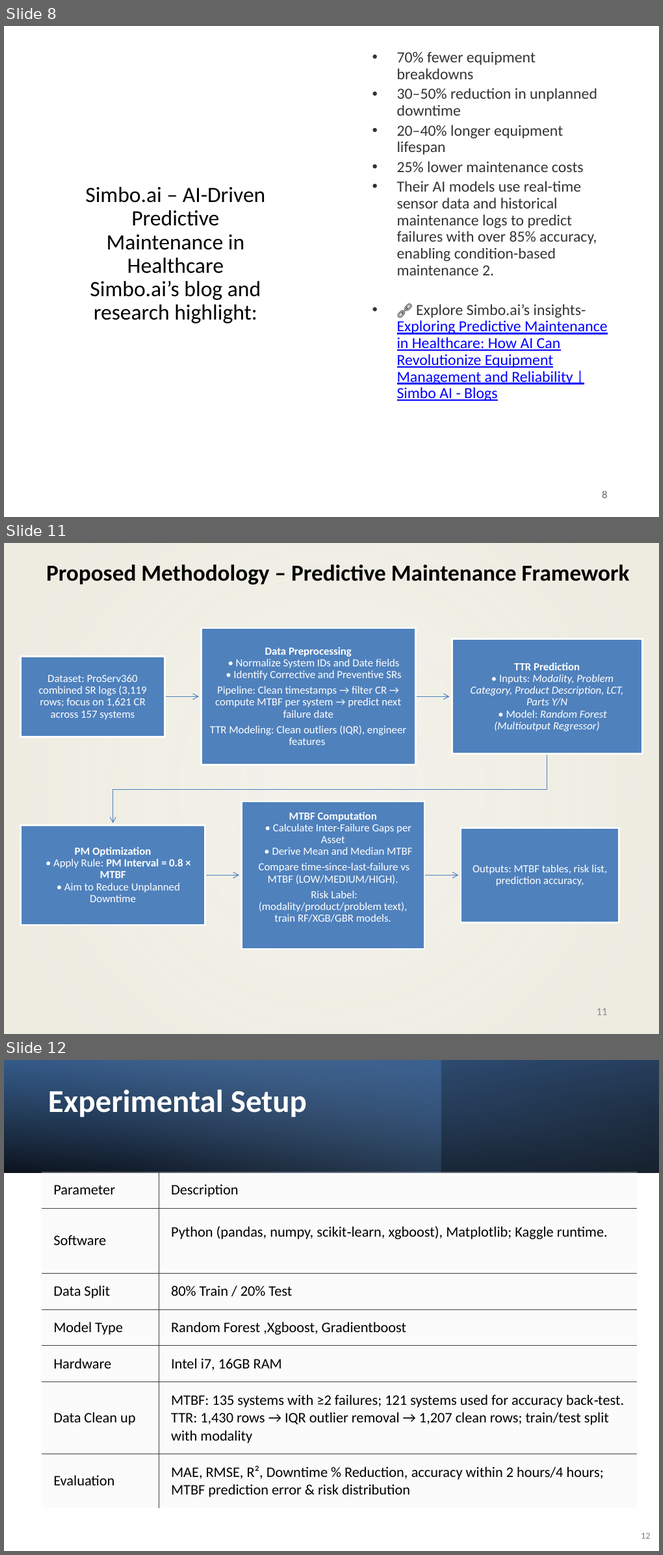
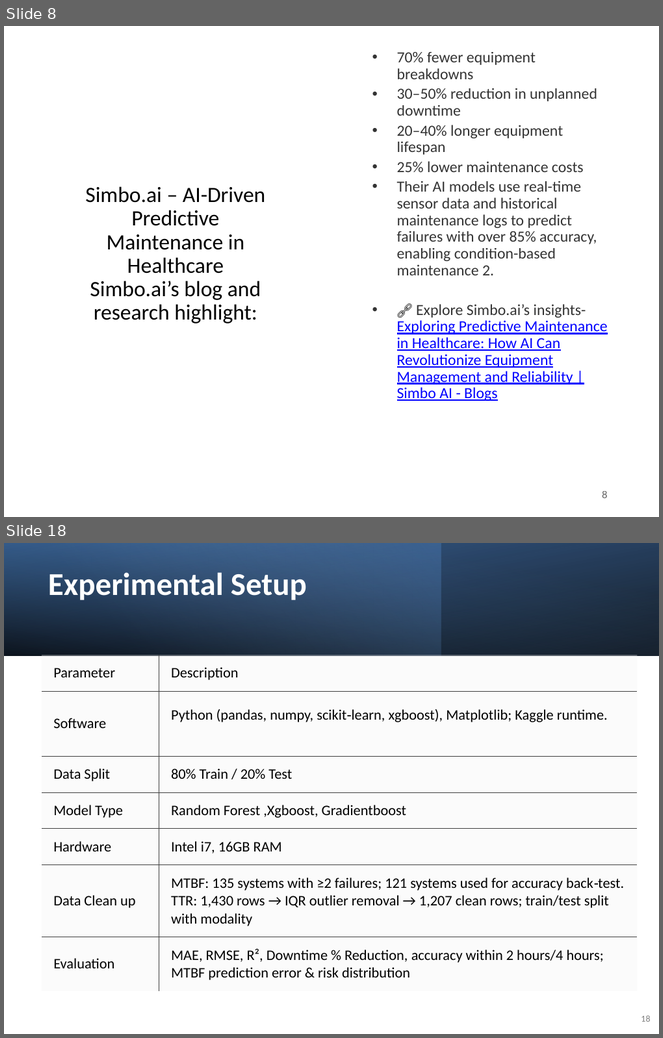
Before and after one commit to shohaghcsesust/BigData-MSProject, a slide deck: BigData_Project_Pro Serv 360.pptx. Shown one above the other, each under a label of ours: slides 8, 11 and 12 before the commit, slides 8 and 18 after it; the slides between them are not shown. The pictures are 663x1555 and 663x1038 pixels, drawn with LibreOffice and Linux fonts; fonts in the diff are those of the drawing. Boxes give left, top, right and bottom in pixels: in the first picture for what was removed or moved away, otherwise in the second. Text is boxed around its words. In the diff, an @@ line names an element or a change of style, - is before the commit and + after.

```diff
--- a/BigData_Project_Pro Serv 360.pptx
+++ b/BigData_Project_Pro Serv 360.pptx
@@ slide 11 removed at box(4, 543, 659, 1034), background #FFFFFF @@
@@ rectangle removed at box(4, 543, 659, 1034) @@
@@ title removed at box(46, 564, 630, 585) @@
-Proposed Methodology – Predictive Maintenance Framework
@@ group removed at box(21, 628, 643, 949): 6 rectangles, 6 texts, 5 freeform shapes @@
-Dataset: ProServ360 combined SR logs (3,119 rows; focus on 1,621 CR across 157 systems
-Data Preprocessing
-• Normalize System IDs and Date fields
-• Identify Corrective and Preventive SRs
-Pipeline: Clean timestamps → filter CR → compute MTBF per system → predict next failure date
-TTR Modeling: Clean outliers (IQR), engineer features
-TTR Prediction
-• Inputs: Modality, Problem Category, Product Description, LCT, Parts Y/N
-• Model: Random Forest (Multioutput Regressor)
-PM Optimization
-• Apply Rule: PM Interval = 0.8 × MTBF
-• Aim to Reduce Unplanned Downtime
-MTBF Computation
-• Calculate Inter-Failure Gaps per Asset
-• Derive Mean and Median MTBF
-Compare time‑since‑last‑failure vs MTBF (LOW/MEDIUM/HIGH).
-Risk Label: (modality/product/problem text), train RF/XGB/GBR models.
-Outputs: MTBF tables, risk list, prediction accuracy,
@@ page number removed at box(597, 1008, 608, 1016) @@
-11
@@ what was slide 12 is now slide 18 @@
@@ page number at box(641, 1016, 650, 1022): text changed @@
-12
+18
```
Also in this commit, not shown: 9 slides changed, 10 slides added, 2 other files.
